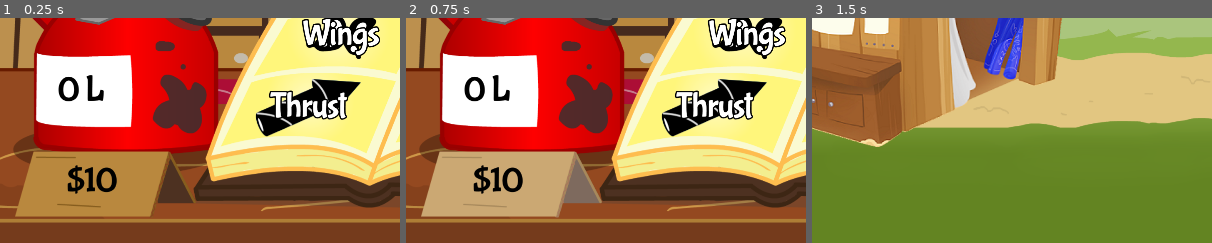
Above: before the commit, frames 1-3 (left to right).
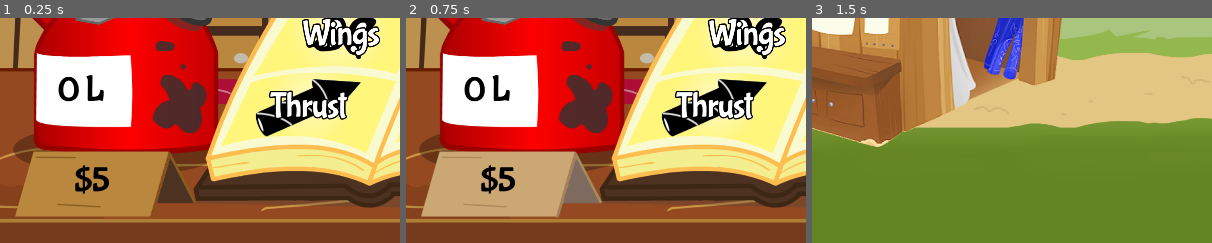
Above: after the commit, the same moments.

Repository: 100-Devs-1-Game/FlightOfHarmony
Game: Godot game, scene res://shop/shop.tscn
The game is run twice, just before and just after one commit, with the same random seed, the same clock (stepped at 60 frames per second) and the same inputs.
Inputs (mouse positions are % of the whole screen's width and height, from its top left):
- Up to frame 1 (0.25 s): no input
- Up to frame 2 (0.75 s): click (13, 87) at 0.5 s
- Up to frame 3 (1.5 s): click (90, 75) at 1.25 s
The pictures show only the part of the screen within x 0-50%, y 50-100%; the shares and areas given below are measured in that part.

The runs differ from the first frame. In frame 1, 1.0% of the frame differs, in the area x 16-30%, y 65-79%; in frame 2, 1.0%; in frame 3, nothing differs.

Commit message:
Reduce fuel costs

Diff:
--- a/src/core/pony_stats.gd
+++ b/src/core/pony_stats.gd
@@ -69,7 +69,8 @@
 	var cost: int= 10
 	for i in get_level(PonyStats.StatType.FUEL):
 		cost*= 2
-	return cost
+
+	return cost / 2
 
 
 func get_stat_value(stat: StatType) -> float:
